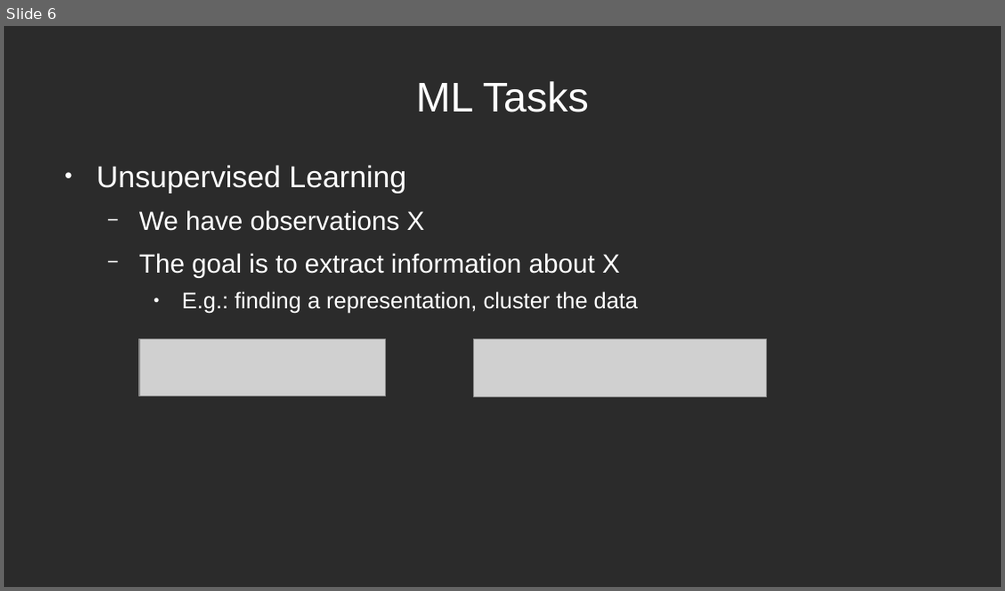
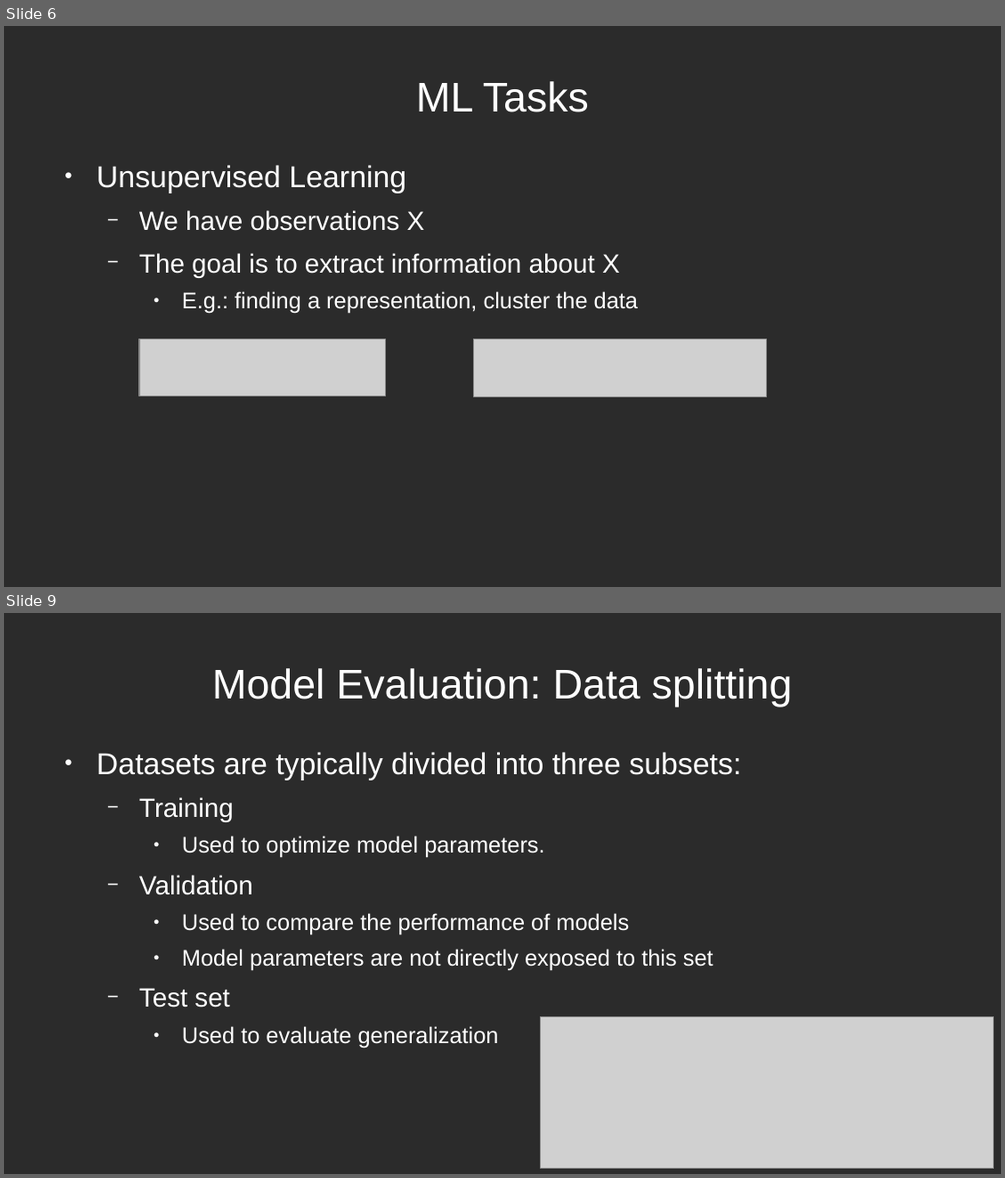
Before and after one commit to main-training/main-training-nilearn-ml, a slide deck: 01_intro_ml_slides.odp. Shown one above the other, each under a label of ours: slide 6 before the commit, slides 6 and 9 after it; the slides between them are not shown. The pictures are 1005x591 and 1005x1178 pixels, drawn with LibreOffice and Linux fonts; fonts in the diff are those of the drawing; grey boxes stand for pictures; background and template pictures are left out; a plain dark background stands for a picture behind light text. Boxes give left, top, right and bottom in pixels: in the first picture for what was removed or moved away, otherwise in the second. Text is boxed around its words. In the diff, an @@ line names an element or a change of style, - is before the commit and + after.

```diff
--- a/01_intro_ml_slides.odp
+++ b/01_intro_ml_slides.odp
@@ slide 9 added at (4,613,1001,1174), background picture (left out) @@
@@ title added at (212,668,793,706), 33 pt, text #FFFFFF @@
+Model Evaluation: Data splitting
@@ text added at (97,752,741,1047), 18 pt, text #FFFFFF @@
+● Datasets are typically divided into three subsets:
+  − Training
+    ● Used to optimize model parameters.
+  − Validation
+    ● Used to compare the performance of models
+    ● Model parameters are not directly exposed to this set
+  − Test set
+    ● Used to evaluate generalization
@@ picture added at (542,1016,995,1168) @@
```
Also in this commit, not shown: 1 slide changed, 6 other slides added, 1 slide removed, 1 other file.
